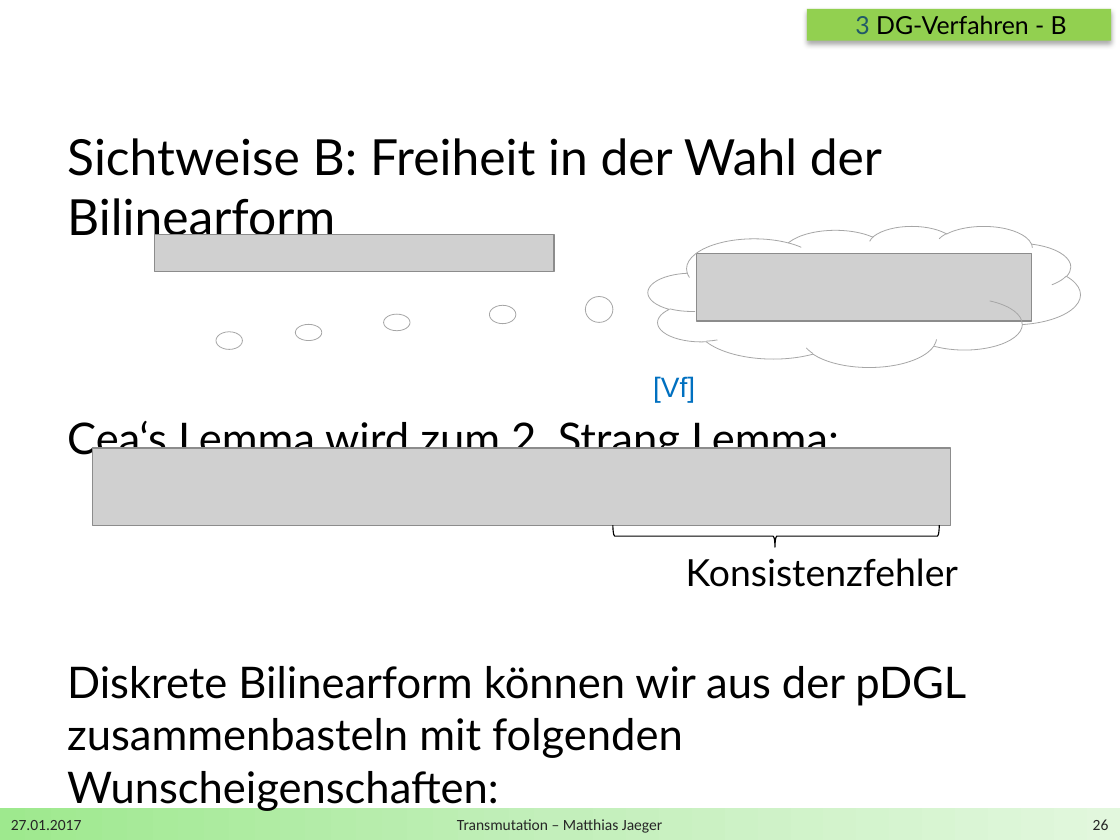
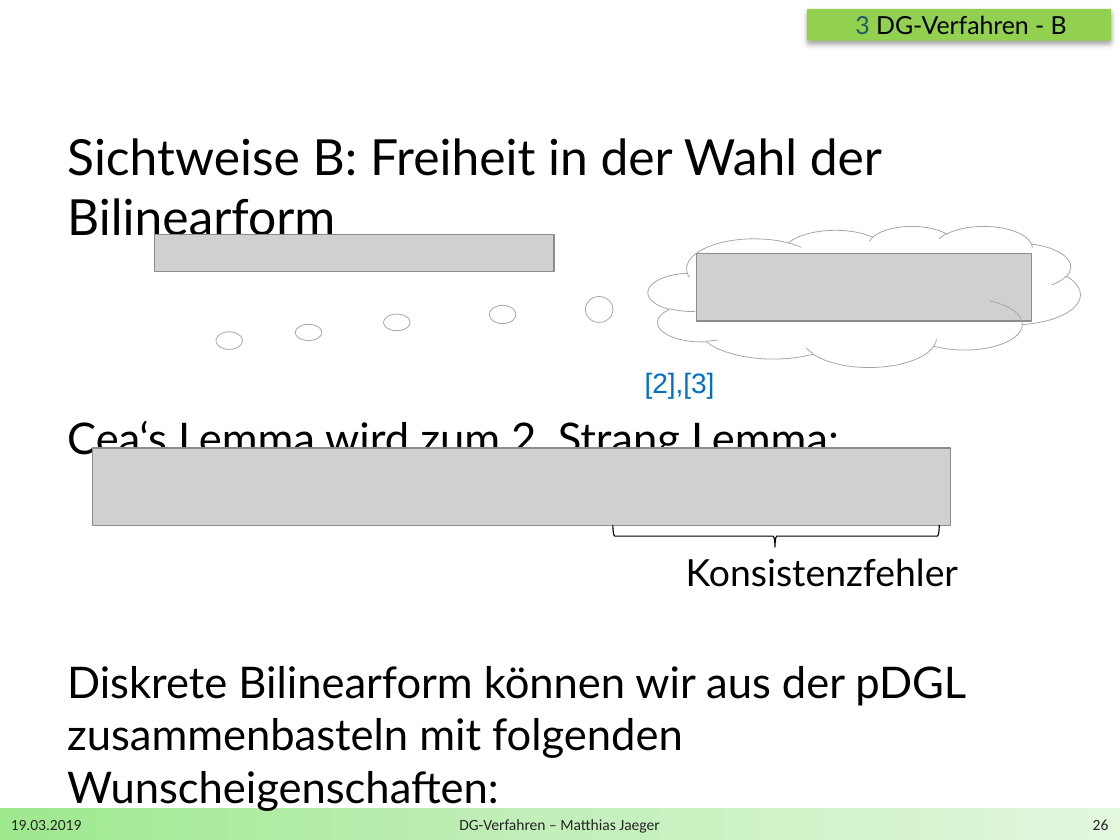
Before and after one commit to DerKleineGauss/Masterarbeit, a slide deck: slide 26 of Zwischenvortrag/Präsentation.pptx. Drawn at 1120x840 pixels with LibreOffice and Linux fonts; fonts in the diff are those of the drawing; grey boxes stand for pictures; background and template pictures are left out. Boxes give left, top, right and bottom in pixels: in the first picture for what was removed or moved away, otherwise in the second. Text is boxed around its words. In the diff, an @@ line names an element or a change of style, - is before the commit and + after.

```diff
--- a/Zwischenvortrag/Präsentation.pptx
+++ b/Zwischenvortrag/Präsentation.pptx
@@ text at (645,372,715,398): text changed @@
-[Vf]
+[2],[3]
@@ text at (11,820,82,830): text changed @@
-27.01.2017
+19.03.2019
@@ text at (459,819,659,833): text changed @@
-Transmutation – Matthias Jaeger
+DG-Verfahren – Matthias Jaeger
```
Also in this commit, not shown: 34 other slides changed, 1 slide added, 1 slide removed, 15 other files.
